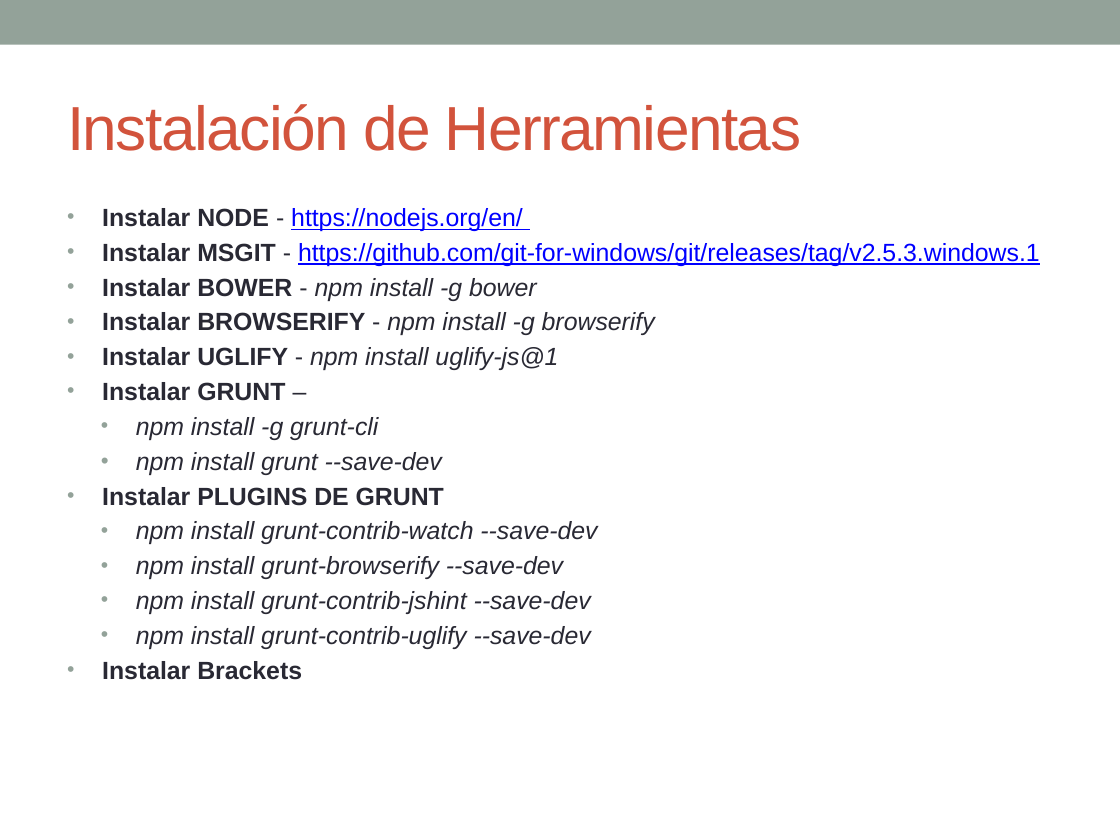
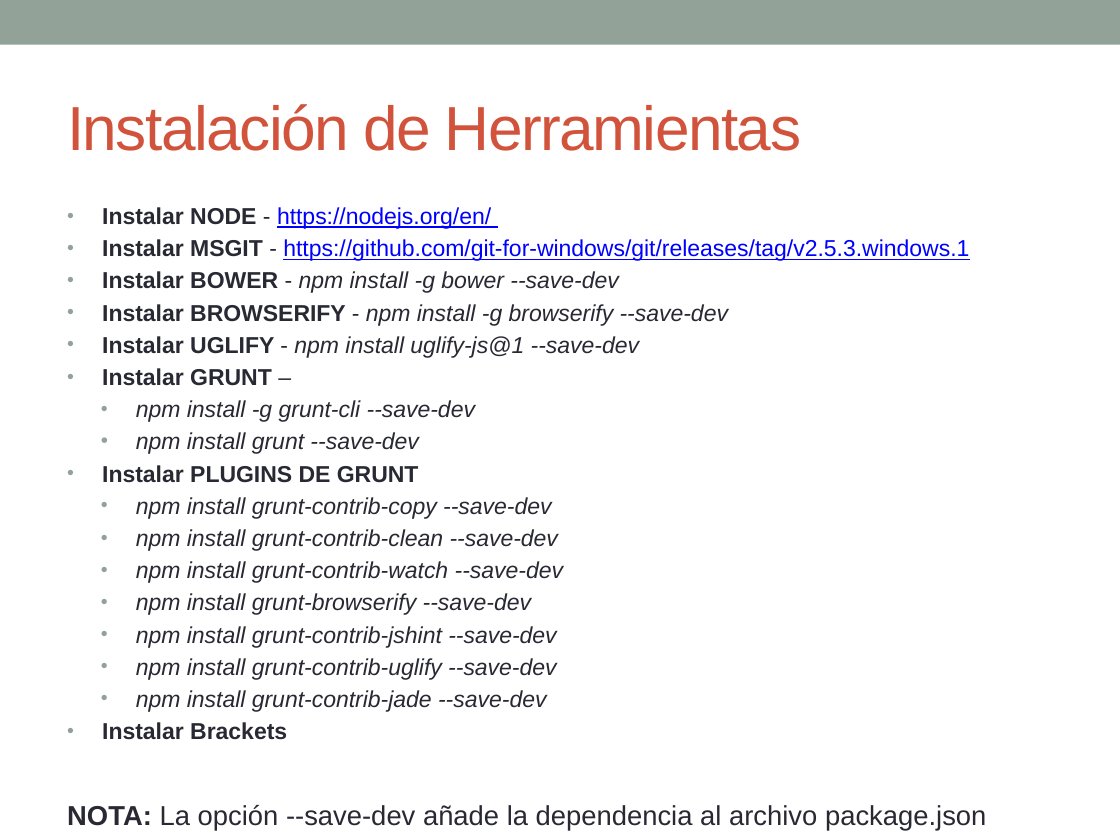
Before and after one commit to AcordeGroup/portal, a slide deck: slide 3 of bitacora_desarrollo.pptx. Drawn at 1120x840 pixels with LibreOffice and Linux fonts; fonts in the diff are those of the drawing. Boxes give left, top, right and bottom in pixels: in the first picture for what was removed or moved away, otherwise in the second. Text is boxed around its words. In the diff, an @@ line names an element or a change of style, - is before the commit and + after.

Commit message:
Se actualiza con nuevos plugins de GRUNT (Clean, COPY) Se indica la instalación de JADE para plantillas HTML Se suma una sección de configuracón rápida del ambiente

```diff
--- a/bitacora_desarrollo.pptx
+++ b/bitacora_desarrollo.pptx
@@ text at [102, 207, 969, 740]: size 16 to 14.8 pt in "Instalar NODE - https://nodejs.org/en/", "Instalar MSGIT - https://github.com/git-for-windows/git/rele ...", "Instalar GRUNT –", "npm install grunt --save-dev" and 6 more places @@
@@ text at [102, 271, 728, 358]: text changed; size 16 to 14.8 pt @@
-• Instalar BOWER - npm install -g bower
-• Instalar BROWSERIFY - npm install -g browserify
-    • Instalar UGLIFY - npm install uglify-js@1
+  • Instalar BOWER - npm install -g bower --save-dev
+  • Instalar BROWSERIFY - npm install -g browserify --save-dev
+    • Instalar UGLIFY - npm install uglify-js@1 --save-dev
@@ text at [136, 400, 475, 422]: text changed; size 16 to 14.8 pt @@
-  • npm install -g grunt-cli
+  • npm install -g grunt-cli --save-dev
@@ text at [136, 497, 558, 551]: paragraphs added @@
+  • npm install grunt-contrib-copy --save-dev
+  • npm install grunt-contrib-clean --save-dev
@@ text at [136, 690, 546, 712]: paragraph added @@
+  • npm install grunt-contrib-jade --save-dev
@@ text at [67, 805, 986, 831]: paragraph added @@
+NOTA: La opción --save-dev añade la dependencia al archivo package.json
```
Also in this commit, not shown: 2 other slides changed, 1 slide added.
